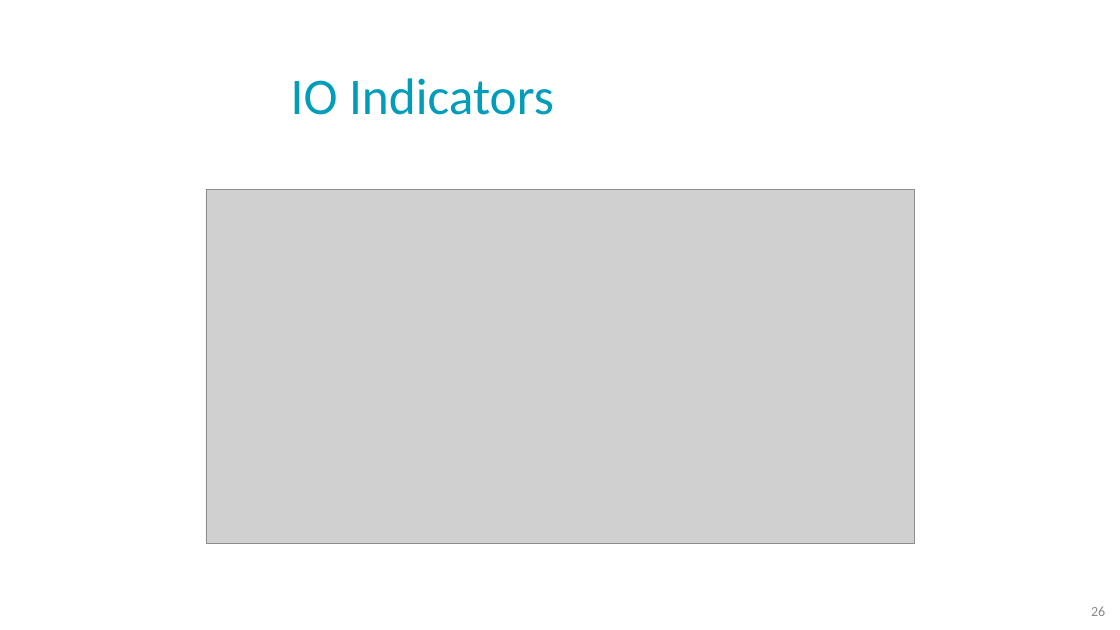
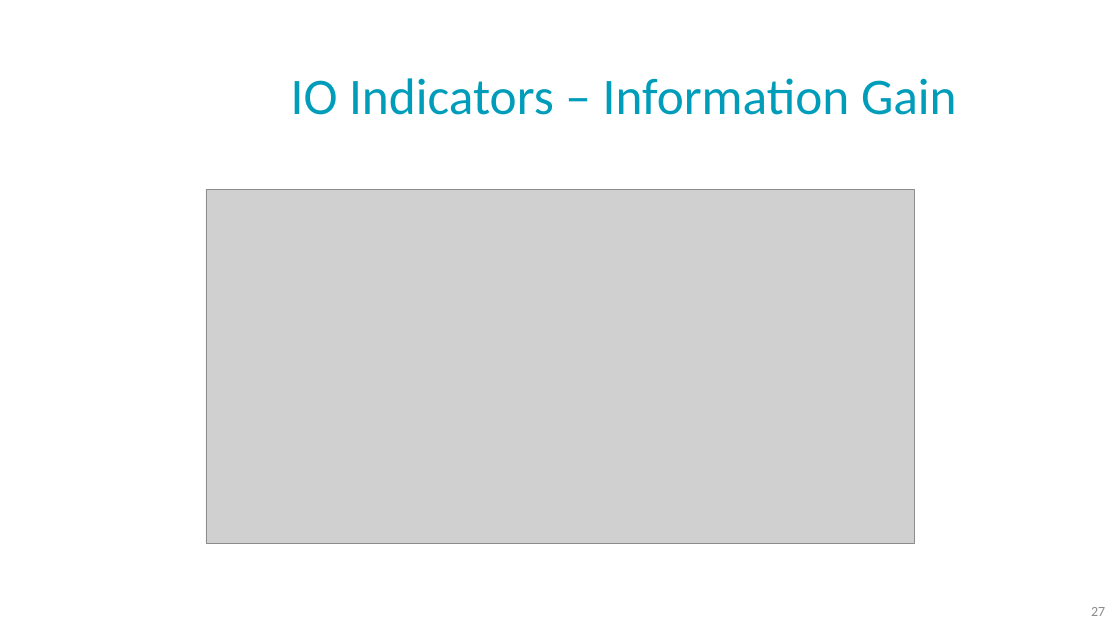
Before and after one commit to NoaTal1996/Backbone-Graph, a slide deck: slide 27 of docs/cbg_saback.pptx (slide 26 before the commit). Drawn at 1120x630 pixels with LibreOffice and Linux fonts; fonts in the diff are those of the drawing; grey boxes stand for pictures; background and template pictures are left out. Boxes give left, top, right and bottom in pixels: in the first picture for what was removed or moved away, otherwise in the second. Text is boxed around its words. In the diff, an @@ line names an element or a change of style, - is before the commit and + after.

```diff
--- a/docs/cbg_saback.pptx
+++ b/docs/cbg_saback.pptx
@@ title at (x1=291, y1=78, x2=957, y2=115): text changed @@
-IO Indicators
+IO Indicators – Information Gain
@@ page number at (x1=1091, y1=607, x2=1105, y2=616): text changed @@
-26
+27
```
Also in this commit, not shown: 3 other slides changed, 1 slide added.
